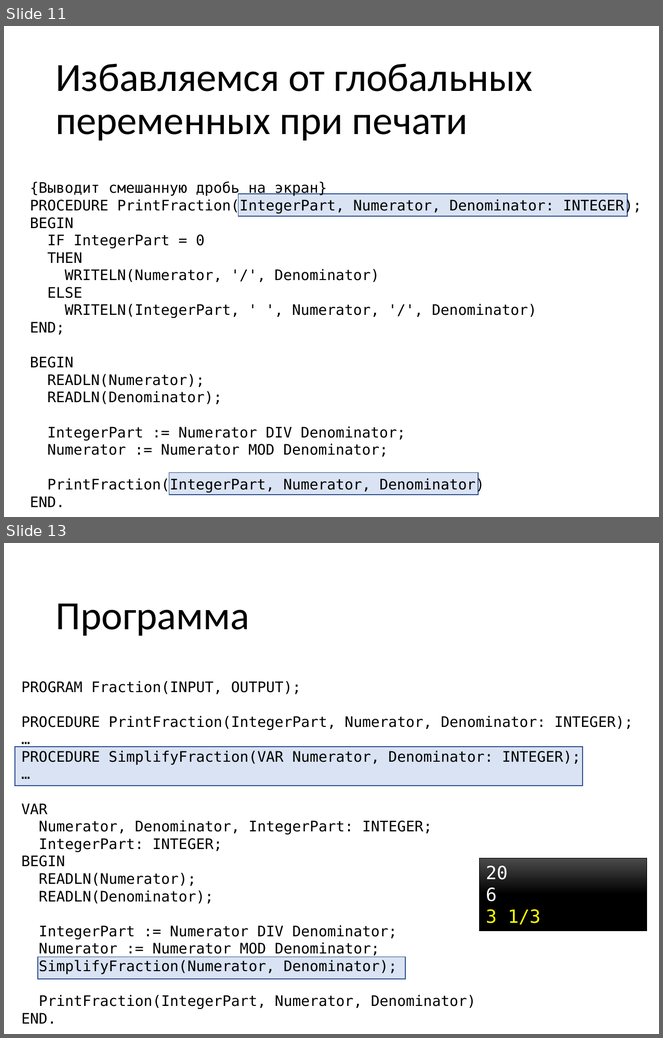
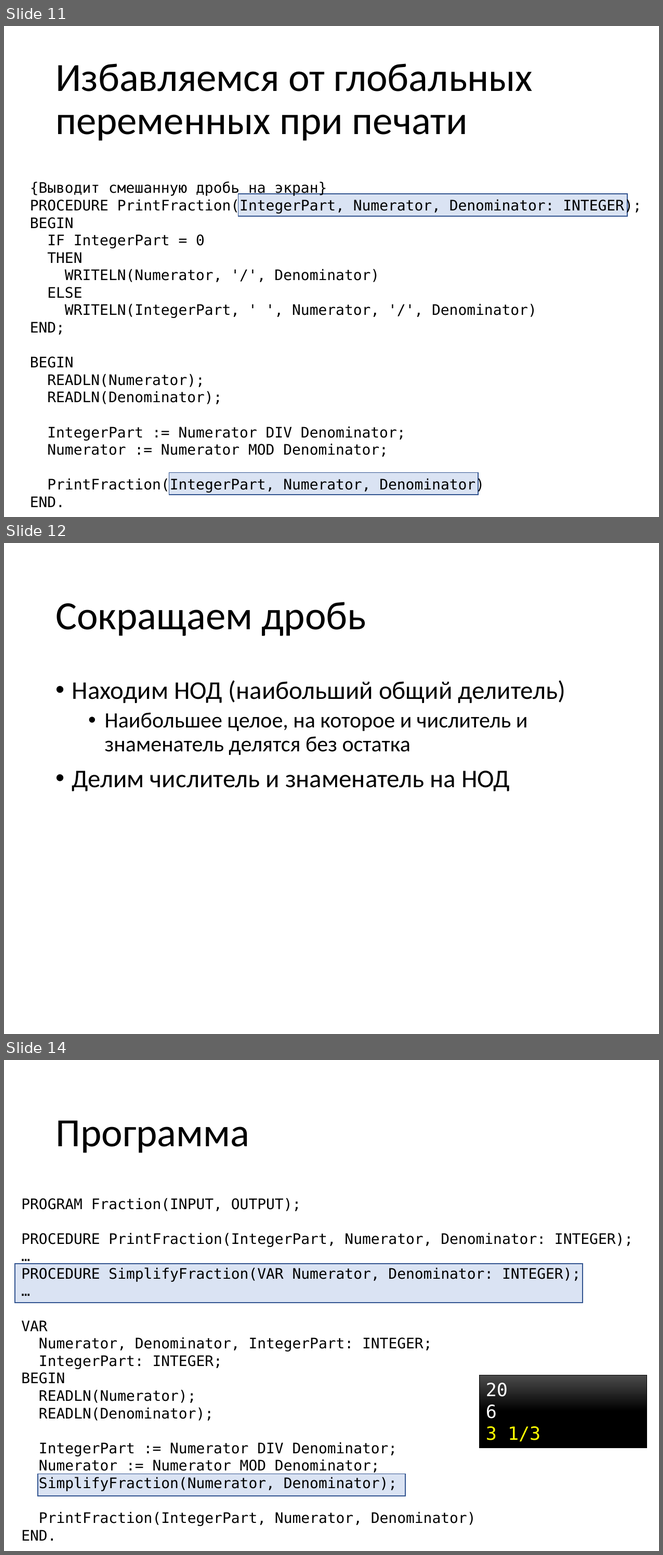
Before and after one commit to alexey-malov/fraction, a slide deck: Explanation.pptx. Shown one above the other, each under a label of ours: slides 11 and 13 before the commit, slides 11, 12 and 14 after it; the slides between them are not shown. The pictures are 663x1038 and 663x1555 pixels, drawn with LibreOffice and Linux fonts; fonts in the diff are those of the drawing. Boxes give left, top, right and bottom in pixels: in the first picture for what was removed or moved away, otherwise in the second. Text is boxed around its words. In the diff, an @@ line names an element or a change of style, - is before the commit and + after.

```diff
--- a/Explanation.pptx
+++ b/Explanation.pptx
@@ slide 12 added at <box>4,543,659,1034</box>, background #FFFFFF @@
@@ title added at <box>55,602,366,636</box>, 44 pt, text #000000 @@
+Сокращаем дробь
@@ text added at <box>72,680,566,792</box>, 28 pt, text #000000 @@
+• Находим НОД (наибольший общий делитель)
+  • Наибольшее целое, на которое и числитель и знаменатель делятся без остатка
+• Делим числитель и знаменатель на НОД
@@ what was slide 13 is now slide 14 @@
```
Also in this commit, not shown: 5 slides changed, 5 other slides added.
